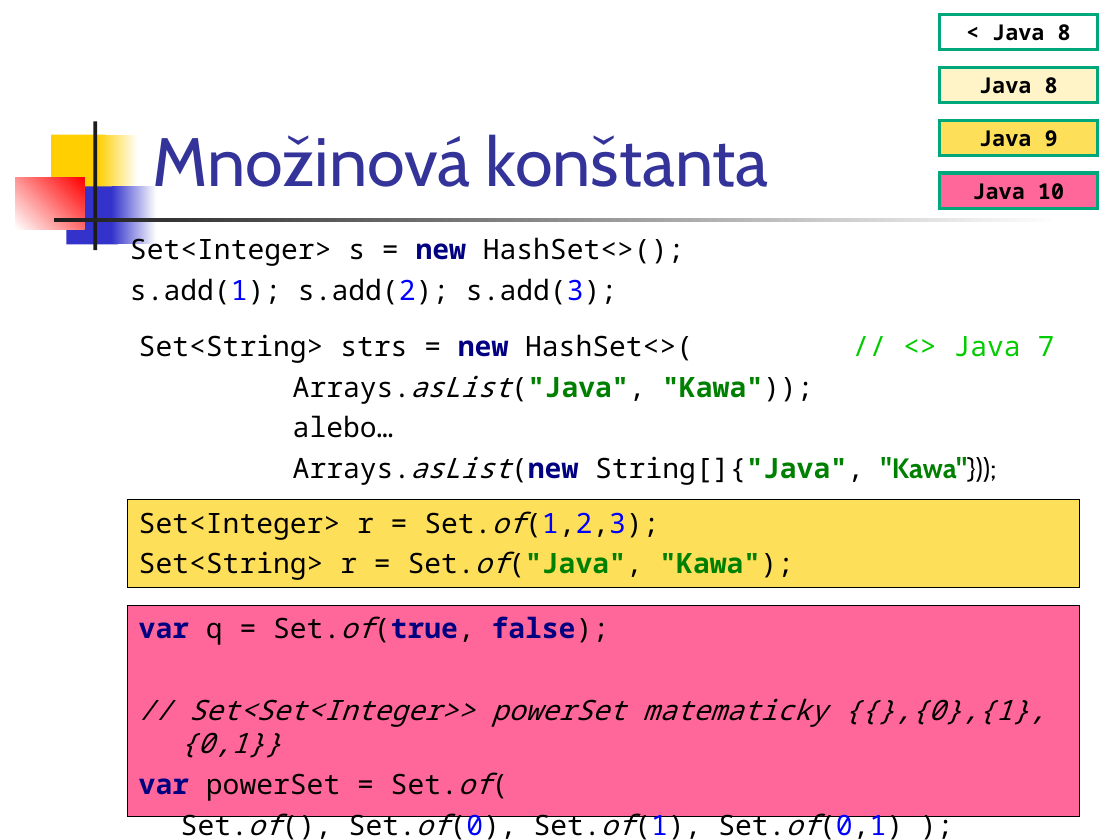
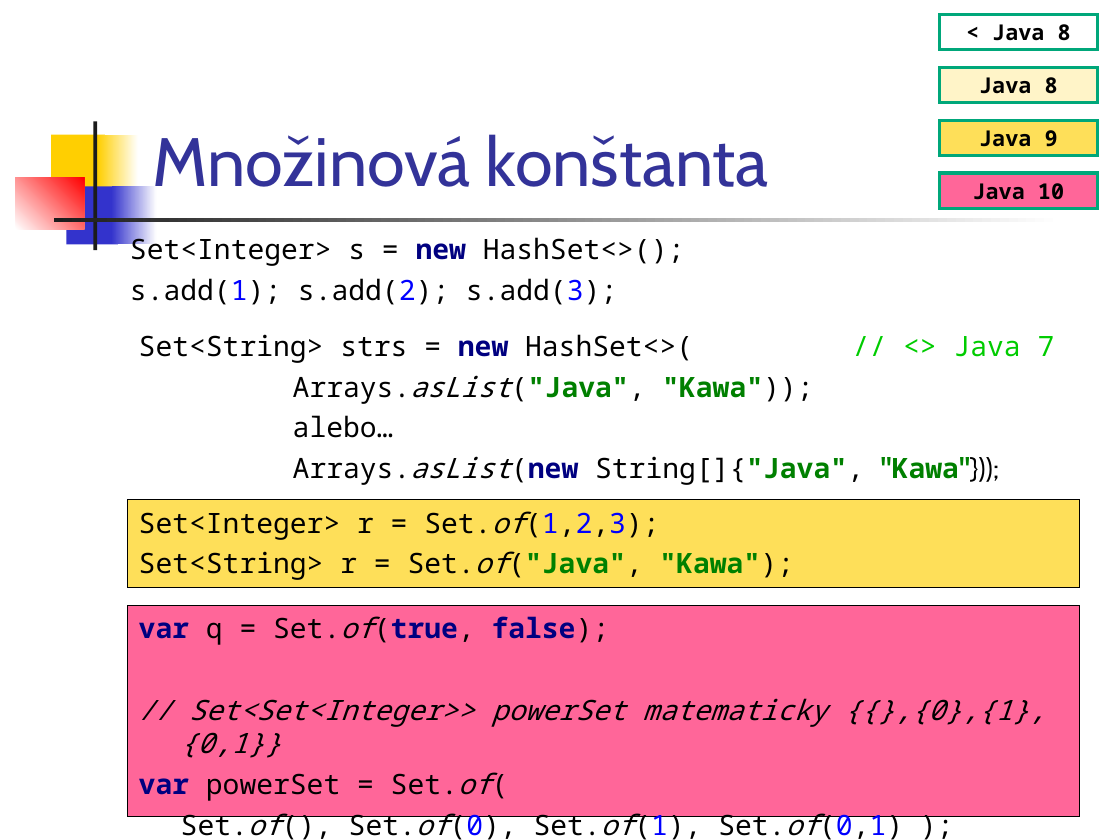
Before and after one commit to Programovanie4/Prednasky, a slide deck: slide 20 of 06/06_java.ppt. Drawn at 1120x840 pixels with LibreOffice and Linux fonts; fonts in the diff are those of the drawing. Boxes give left, top, right and bottom in pixels: in the first picture for what was removed or moved away, otherwise in the second. Text is boxed around its words. In the diff, an @@ line names an element or a change of style, - is before the commit and + after.

```diff
--- a/06/06_java.ppt
+++ b/06/06_java.ppt
@@ text at box(293, 456, 999, 485): font Cabin to Noto Sans Mono in ""Kawa"}));" @@
```
Also in this commit, not shown: 4 other slides changed, 1 other file.
